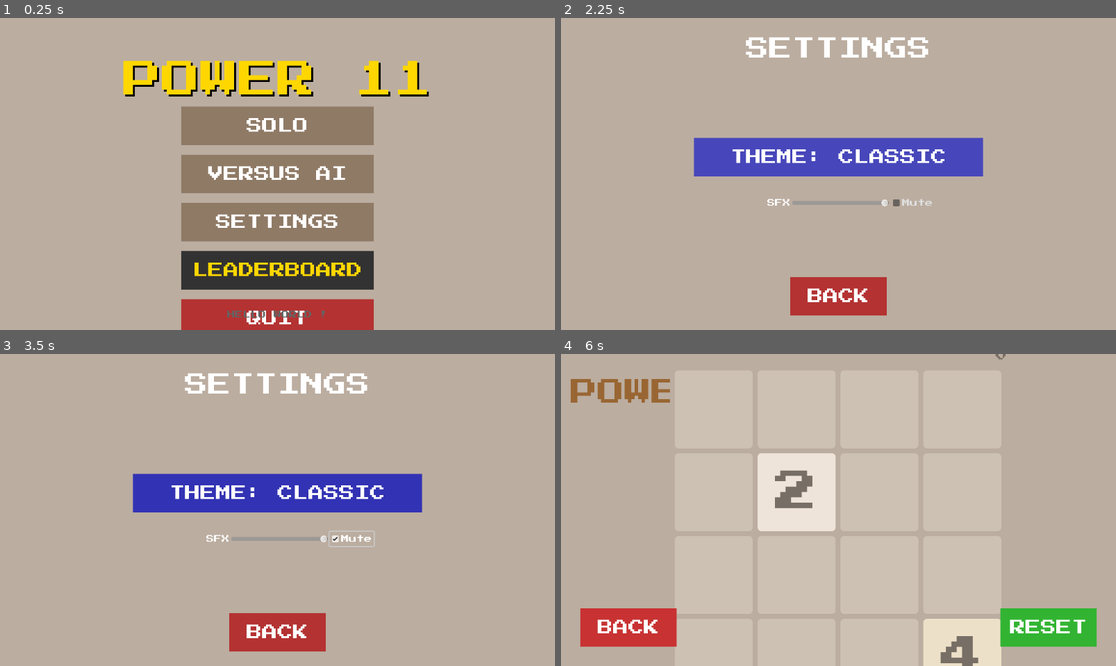
Above: before the commit, frames 1-4 (two rows, left to right).
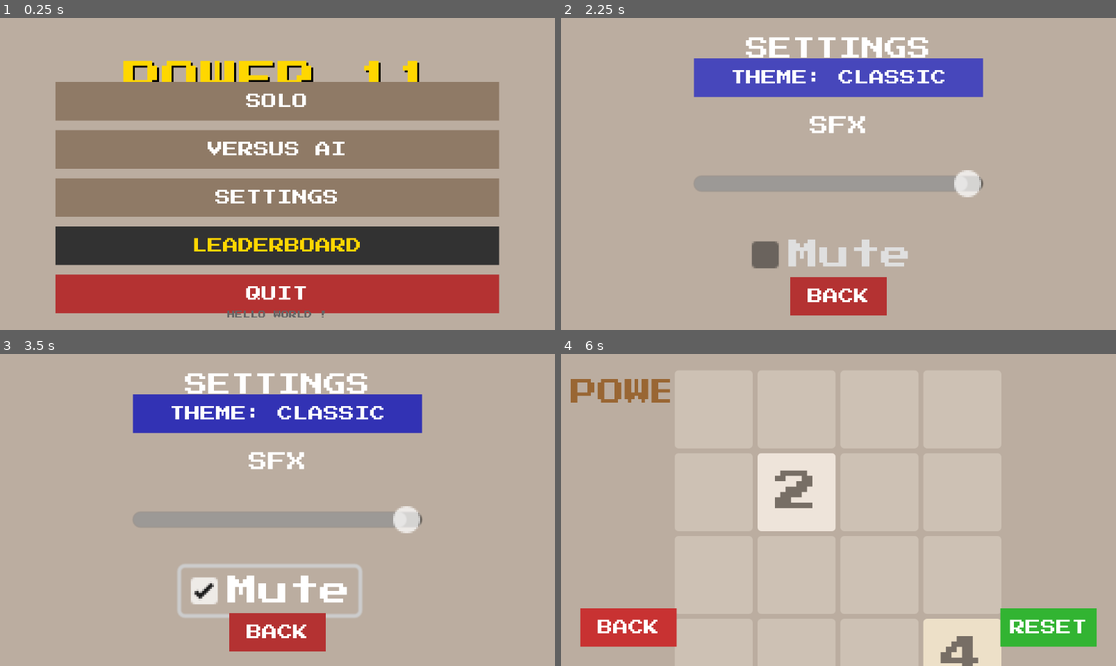
Above: after the commit, the same moments.

Repository: Hugodlg91/power-11-mobile
Game: Godot game, scene res://ui/MainMenu.tscn
Two runs of this game, one before a commit and one after it. Both use one fixed random seed, a clock stepped at 60 frames per second and the inputs below.
Inputs:
- Up to frame 1 (0.25 s): no input
- Up to frame 2 (2.25 s): click "VERSUS AI" at 0.5 s; click "BACK" at 1.25 s; click "SETTINGS" at 2 s
- Up to frame 3 (3.5 s): click "Mute" at 2.75 s
- Up to frame 4 (6 s): click "BACK" at 3.5 s; click "LEADERBOARD" at 4.25 s; click "BACK" at 5 s; click "SOLO" at 5.75 s

The runs differ from the first frame. In frame 1, 45% of the frame differs, in the area x 10-90%, y 20-100%; in frame 2, 17%; in frame 3, 18%; in frame 4, less than 0.1%.

Commit message:
Final cleanup: Fix UI scaling, layout, contrast, and update gitignore

Diff:
--- a/core/Settings.gd
+++ b/core/Settings.gd
@@ -33,7 +33,7 @@
 	if OS.has_feature("mobile"): # Force portrait on mobile
 		var os_name = OS.get_name()
 		if os_name == "Android" or os_name == "iOS":
-			DisplayServer.screen_set_orientation(1) # 1 = PORTRAIT
+			DisplayServer.screen_set_orientation(DisplayServer.SCREEN_PORTRAIT) # 1 = PORTRAIT
 
 	load_settings()
 	apply_settings()
--- a/ui/LeaderboardScreen.gd
+++ b/ui/LeaderboardScreen.gd
@@ -61,9 +61,14 @@
 	# Rank
 	var lbl_rank = Label.new()
 	lbl_rank.text = "#" + str(int(rank))
-	lbl_rank.custom_minimum_size = Vector2(80, 0)
+	lbl_rank.add_theme_font_size_override("font_size", 32)
+	lbl_rank.custom_minimum_size = Vector2(100, 0)
+	var c = Color(0.8, 0.8, 0.8)
+	# Fix for Classic theme visibility
+	if Settings.get_theme_name() == "Classic":
+		c = Color("776e65") # Dark text color for Classic
+
 	lbl_rank.horizontal_alignment = HORIZONTAL_ALIGNMENT_RIGHT
-	var c = Color(0.8, 0.8, 0.8)
 	if int(rank) == 1: c = Color(1, 0.84, 0) # Gold
 	elif int(rank) == 2: c = Color(0.75, 0.75, 0.75) # Silver
 	elif int(rank) == 3: c = Color(0.8, 0.5, 0.2) # Bronze
@@ -72,14 +77,16 @@
 	# Name
 	var lbl_name = Label.new()
 	lbl_name.text = str(p_name).substr(0, 12)
-	lbl_name.custom_minimum_size = Vector2(250, 0)
+	lbl_name.add_theme_font_size_override("font_size", 32)
+	lbl_name.custom_minimum_size = Vector2(400, 0)
 	lbl_name.horizontal_alignment = HORIZONTAL_ALIGNMENT_CENTER
 	lbl_name.modulate = c
 
 	# Score
 	var lbl_score = Label.new()
 	lbl_score.text = str(int(score))
-	lbl_score.custom_minimum_size = Vector2(150, 0)
+	lbl_score.add_theme_font_size_override("font_size", 32)
+	lbl_score.custom_minimum_size = Vector2(200, 0)
 	lbl_score.horizontal_alignment = HORIZONTAL_ALIGNMENT_LEFT
 	lbl_score.modulate = c
 
--- a/ui/LeaderboardScreen.tscn
+++ b/ui/LeaderboardScreen.tscn
@@ -56,15 +56,11 @@
 
 [node name="ScrollContainer" type="ScrollContainer" parent="."]
 layout_mode = 1
-anchors_preset = 8
-anchor_left = 0.5
-anchor_top = 0.5
-anchor_right = 0.5
-anchor_bottom = 0.5
-offset_left = -300.0
-offset_top = -200.0
-offset_right = 300.0
-offset_bottom = 250.0
+anchors_preset = -1
+anchor_left = 0.1
+anchor_top = 0.2
+anchor_right = 0.9
+anchor_bottom = 0.85
 grow_horizontal = 2
 grow_vertical = 2
 horizontal_scroll_mode = 0
--- a/ui/MainMenu.tscn
+++ b/ui/MainMenu.tscn
@@ -69,15 +69,11 @@
 
 [node name="VBoxContainer" type="VBoxContainer" parent="."]
 layout_mode = 1
-anchors_preset = 8
-anchor_left = 0.5
-anchor_top = 0.5
-anchor_right = 0.5
-anchor_bottom = 0.5
-offset_left = -200.0
-offset_top = -100.0
-offset_right = 200.0
-offset_bottom = 300.0
+anchors_preset = -1
+anchor_left = 0.1
+anchor_top = 0.3
+anchor_right = 0.9
+anchor_bottom = 0.85
 grow_horizontal = 2
 grow_vertical = 2
 theme_override_constants/separation = 20
@@ -85,24 +81,29 @@
 
 [node name="BtnPlay" parent="VBoxContainer" instance=ExtResource("2_btn")]
 layout_mode = 2
+size_flags_vertical = 3
 text = "SOLO"
 
 [node name="BtnVersus" parent="VBoxContainer" instance=ExtResource("2_btn")]
 layout_mode = 2
+size_flags_vertical = 3
 text = "VERSUS AI"
 
 [node name="BtnSettings" parent="VBoxContainer" instance=ExtResource("2_btn")]
 layout_mode = 2
+size_flags_vertical = 3
 text = "SETTINGS"
 
 [node name="BtnLeaderboard" parent="VBoxContainer" instance=ExtResource("2_btn")]
 layout_mode = 2
+size_flags_vertical = 3
 text = "LEADERBOARD"
 bg_color = Color(0.196078, 0.196078, 0.196078, 1)
 text_color = Color(1, 0.843137, 0, 1)
 
 [node name="BtnQuit" parent="VBoxContainer" instance=ExtResource("2_btn")]
 layout_mode = 2
+size_flags_vertical = 3
 text = "QUIT"
 bg_color = Color(0.705882, 0.196078, 0.196078, 1)
 
--- a/ui/PlayScreen.tscn
+++ b/ui/PlayScreen.tscn
@@ -39,54 +39,59 @@
 theme_override_font_sizes/font_size = 56
 text = "POWER 11"
 
-[node name="ScoreContainer" type="VBoxContainer" parent="."]
+[node name="ScoreContainer" type="HBoxContainer" parent="."]
 layout_mode = 1
 anchors_preset = 8
 anchor_left = 0.5
 anchor_top = 0.5
 anchor_right = 0.5
 anchor_bottom = 0.5
-offset_left = 50.0
+offset_left = -150.0
 offset_top = -450.0
 offset_right = 350.0
-offset_bottom = -310.0
-grow_horizontal = 2
-grow_vertical = 2
+offset_bottom = -350.0
+grow_horizontal = 2
+grow_vertical = 2
+theme_override_constants/separation = 40
 alignment = 2
 
-[node name="ScoreBox" type="VBoxContainer" parent="ScoreContainer"]
-layout_mode = 2
+[node name="ScoreBox" type="HBoxContainer" parent="ScoreContainer"]
+layout_mode = 2
+theme_override_constants/separation = 10
+alignment = 2
 
 [node name="Label" type="Label" parent="ScoreContainer/ScoreBox"]
 layout_mode = 2
 theme_override_colors/font_color = Color(0.2, 0.2, 0.2, 1)
 theme_override_font_sizes/font_size = 24
 text = "SCORE"
-horizontal_alignment = 2
+vertical_alignment = 1
 
 [node name="Value" type="Label" parent="ScoreContainer/ScoreBox"]
 layout_mode = 2
 theme_override_colors/font_color = Color(0.1, 0.1, 0.1, 1)
-theme_override_font_sizes/font_size = 64
+theme_override_font_sizes/font_size = 48
 text = "0"
-horizontal_alignment = 2
-
-[node name="BestBox" type="VBoxContainer" parent="ScoreContainer"]
-layout_mode = 2
+vertical_alignment = 1
+
+[node name="BestBox" type="HBoxContainer" parent="ScoreContainer"]
+layout_mode = 2
+theme_override_constants/separation = 10
+alignment = 2
 
 [node name="Label" type="Label" parent="ScoreContainer/BestBox"]
 layout_mode = 2
 theme_override_colors/font_color = Color(0.4, 0.4, 0.4, 1)
-theme_override_font_sizes/font_size = 16
+theme_override_font_sizes/font_size = 24
 text = "BEST"
-horizontal_alignment = 2
+vertical_alignment = 1
 
 [node name="Value" type="Label" parent="ScoreContainer/BestBox"]
 layout_mode = 2
 theme_override_colors/font_color = Color(0.3, 0.3, 0.3, 1)
-theme_override_font_sizes/font_size = 24
+theme_override_font_sizes/font_size = 48
 text = "0"
-horizontal_alignment = 2
+vertical_alignment = 1
 
 [node name="GameBoard" parent="." instance=ExtResource("4_board")]
 layout_mode = 1
--- a/ui/SettingsScreen.gd
+++ b/ui/SettingsScreen.gd
@@ -6,8 +6,8 @@
 @onready var key_left_btn: Button = $Content/Keys/RowLeft/Button
 @onready var key_right_btn: Button = $Content/Keys/RowRight/Button
 
-@onready var sfx_slider: HSlider = $Content/Audio/SFXRow/Slider
-@onready var sfx_check: CheckBox = $Content/Audio/SFXRow/Mute
+@onready var sfx_slider: HSlider = $Content/Audio/SFXRow/SliderWrapper/Slider
+@onready var sfx_check: CheckBox = $Content/Audio/SFXRow/MuteWrapper/Mute
 
 @onready var back_btn: Button = $BackButton
 @onready var bg: ColorRect = $BG
@@ -17,6 +17,13 @@
 func _ready() -> void:
 	# Update background to match current theme
 	_update_background()
+
+	# Debug prints for layout verification
+	var win_size = DisplayServer.window_get_size()
+	print("SettingsScreen Debug: Window Size: ", win_size)
+	print("SettingsScreen Debug: Safe Area: ", DisplayServer.get_display_safe_area())
+	if win_size.x < 600:
+		push_warning("SettingsScreen: Screen width < 600px, Slider might be clipped!")
 
 	# Connect to theme changes
 	Settings.connect("theme_changed", _on_theme_changed)
--- a/ui/SettingsScreen.tscn
+++ b/ui/SettingsScreen.tscn
@@ -128,27 +128,42 @@
 layout_mode = 2
 theme_override_constants/separation = 20
 
-[node name="SFXRow" type="HBoxContainer" parent="Content/Audio"]
+[node name="SFXRow" type="VBoxContainer" parent="Content/Audio"]
 layout_mode = 2
+theme_override_constants/separation = 40
 alignment = 1
 
 [node name="Label" type="Label" parent="Content/Audio/SFXRow"]
 custom_minimum_size = Vector2(100, 0)
 layout_mode = 2
+theme_override_font_sizes/font_size = 40
 text = "SFX"
-horizontal_alignment = 2
+horizontal_alignment = 1
 
-[node name="Slider" type="HSlider" parent="Content/Audio/SFXRow"]
-custom_minimum_size = Vector2(200, 30)
+[node name="SliderWrapper" type="Control" parent="Content/Audio/SFXRow"]
+custom_minimum_size = Vector2(600, 120)
 layout_mode = 2
+size_flags_horizontal = 4
+
+[node name="Slider" type="HSlider" parent="Content/Audio/SFXRow/SliderWrapper"]
+custom_minimum_size = Vector2(150, 30)
+layout_mode = 0
+offset_right = 150.0
+offset_bottom = 30.0
+scale = Vector2(4, 4)
 max_value = 1.0
 step = 0.05
 value = 1.0
 
-[node name="Mute" type="CheckBox" parent="Content/Audio/SFXRow"]
+[node name="MuteWrapper" type="Control" parent="Content/Audio/SFXRow"]
+custom_minimum_size = Vector2(400, 120)
 layout_mode = 2
+size_flags_horizontal = 4
+
+[node name="Mute" type="CheckBox" parent="Content/Audio/SFXRow/MuteWrapper"]
+layout_mode = 0
+scale = Vector2(4, 4)
 text = "Mute"
-horizontal_alignment = 2
 
 
 
--- a/ui/VersusScreen.gd
+++ b/ui/VersusScreen.gd
@@ -129,7 +129,7 @@
 	if game_mode == "TIME":
 		time_limit = 60
 		remaining_time = time_limit
-		timer_label.text = "%02d:%02d" % [time_limit / 60, time_limit % 60]
+		timer_label.text = "%02d:%02d" % [int(time_limit / 60.0), time_limit % 60]
 	else:
 		timer_label.text = "RACE TO 2048"
 
@@ -159,7 +159,7 @@
 			remaining_time = 0
 			_resolve_time_attack()
 
-		var m = int(remaining_time) / 60
+		var m = int(remaining_time / 60.0)
 		var s = int(remaining_time) % 60
 		timer_label.text = "%02d:%02d" % [m, s]
 		if remaining_time < 10:
--- a/ui/VersusScreen.tscn
+++ b/ui/VersusScreen.tscn
@@ -183,7 +183,7 @@
 
 [node name="BtnTime" parent="MenuOverlay/ModeMenu" instance=ExtResource("3_btn")]
 layout_mode = 2
-text = "TIME ATTACK (3m)"
+text = "TIME ATTACK"
 
 [node name="GameOverMenu" type="VBoxContainer" parent="MenuOverlay"]
 visible = false
Not shown, changed: .gitignore
